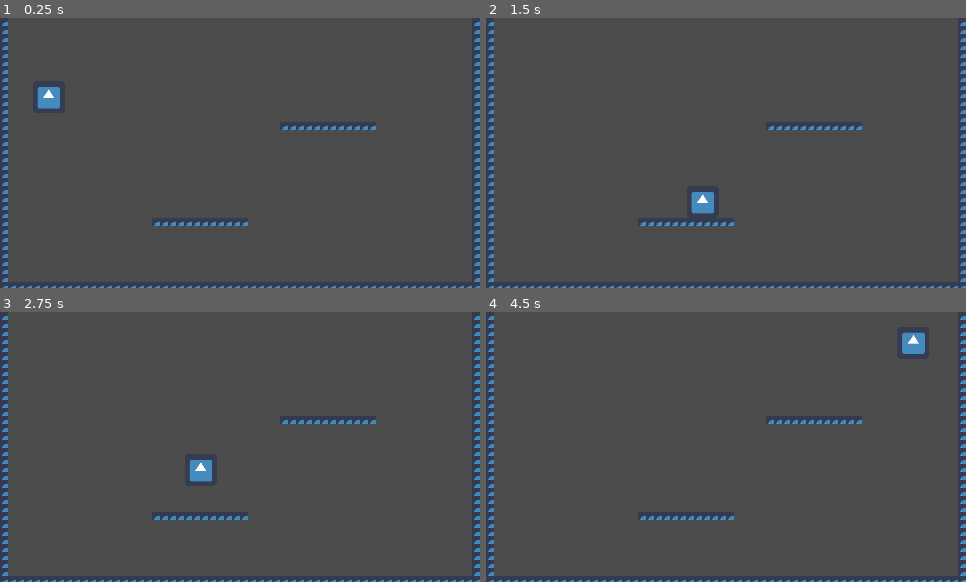
Above: before the commit, frames 1-4 (two rows, left to right).
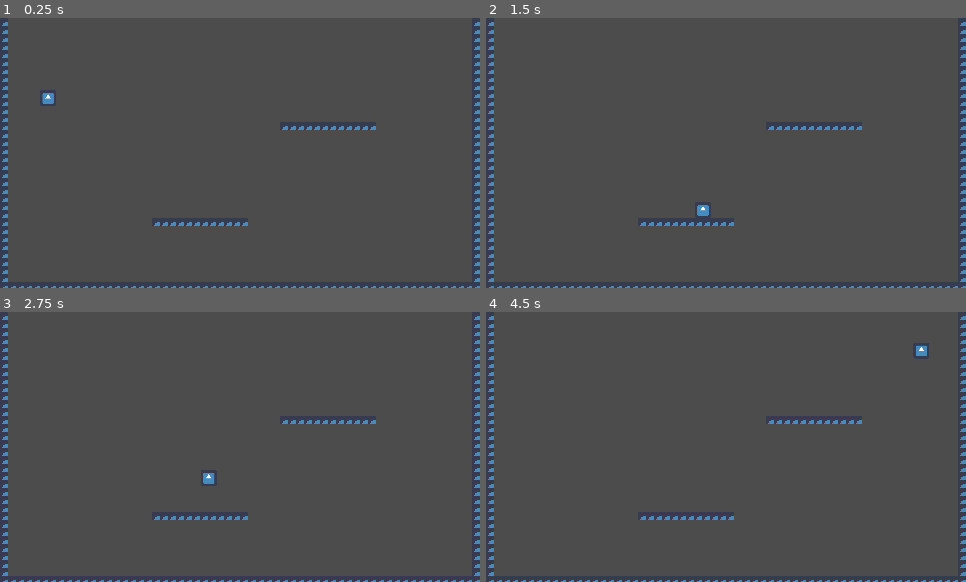
Above: after the commit, the same moments.

Repository: jordanhalase/Capstone6
Game: Godot game, scene res://Maps/BasicMap.tscn
Two runs of this game, one before a commit and one after it. Both use one fixed random seed, a clock stepped at 60 frames per second and the inputs below. The engine's default icon, where the game draws it, is replaced by a stand-in: a white triangle on a blue panel in a dark square.
Inputs:
- Up to frame 1 (0.25 s): no input
- Up to frame 2 (1.5 s): hold Right (ui_right) from 0.53 s (still down); tap Up (ui_up) at 0.77 s
- Up to frame 3 (2.75 s): tap Up (ui_up) at 1.52 s; release Right (ui_right) at 2.03 s; hold Left (ui_left) from 2.03 s (still down)
- Up to frame 4 (4.5 s): release Left (ui_left) at 2.78 s; hold Right (ui_right) 2.78-4.28 s; tap Up (ui_up) at 3.02, 3.77 s; hold Left (ui_left) from 4.28 s (still down)

The runs differ from the first frame. In frame 1, 0.3% of the frame differs, in the area x 7-13%, y 25-34%; in frame 2, 0.3%; in frame 3, 0.4%; in frame 4, 0.4%, in the area x 86-92%, y 7-17%.

Commit message:
Put player's local origin at (0,0) and resize to 16x16

Diff:
--- a/Maps/BasicMap.tscn
+++ b/Maps/BasicMap.tscn
@@ -38,4 +38,4 @@
 tile_data = PoolIntArray( 0, 0, 0, 59, 0, 0, 65536, 0, 0, 65595, 0, 0, 131072, 0, 0, 131131, 0, 0, 196608, 0, 0, 196667 …(2102 unchanged characters)…
 
 [node name="player" parent="TileMap" instance=ExtResource( 1 )]
-position = Vector2( 48.5877, 39.0372 )
+position = Vector2( 48, 40 )
--- a/Player.tscn
+++ b/Player.tscn
@@ -7,8 +7,7 @@
 extents = Vector2( 32, 32 )
 
 [node name="player" type="KinematicBody2D"]
-position = Vector2( 32, 32 )
-scale = Vector2( 0.5, 0.5 )
+scale = Vector2( 0.25, 0.25 )
 script = ExtResource( 2 )
 __meta__ = {
 "_edit_group_": true
